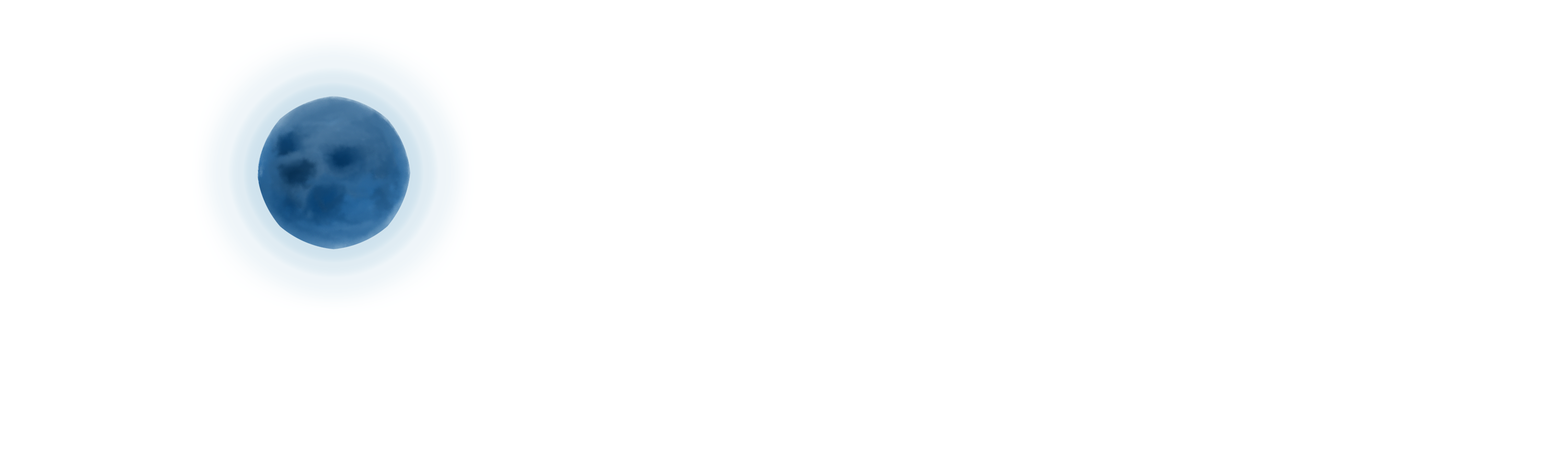
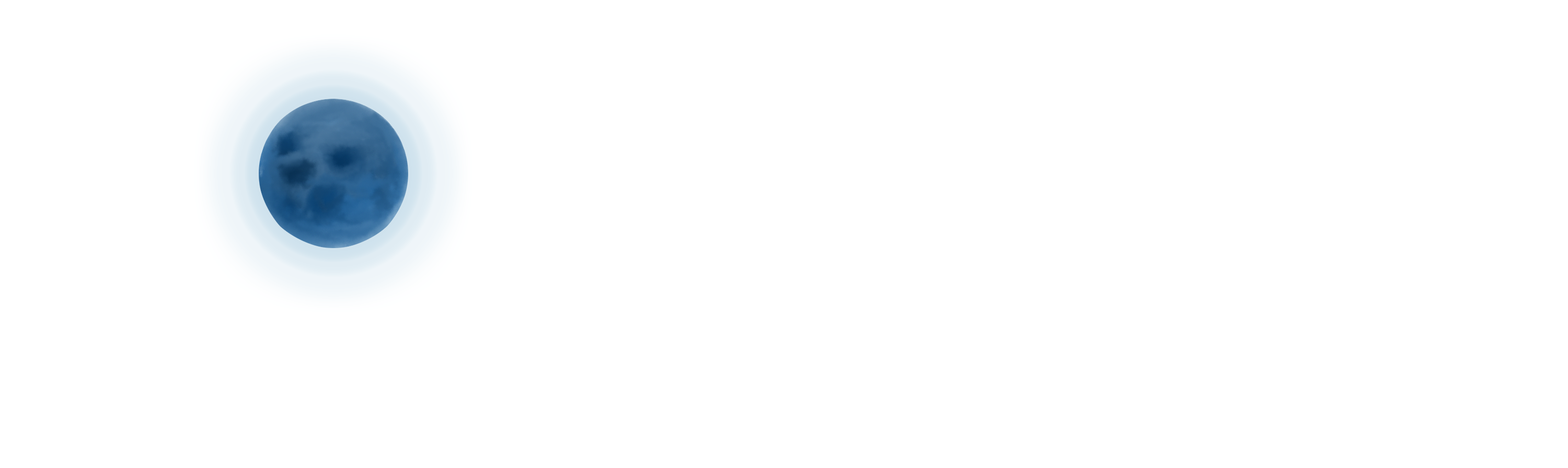
Layered file, before and after one edit (1568 × 468). Changes by layer:
painted on "Calque 3" over [255, 95, 411, 250]
